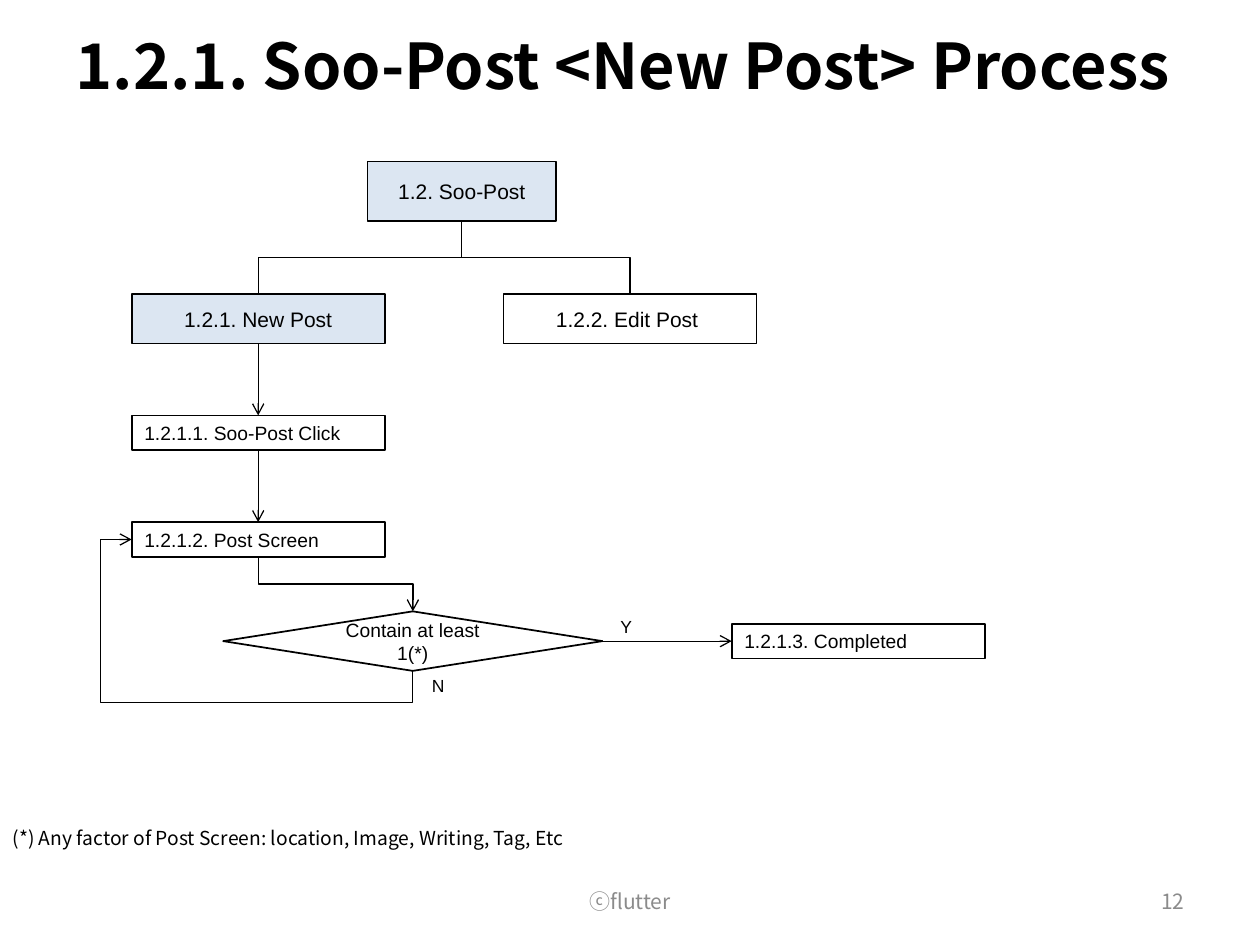
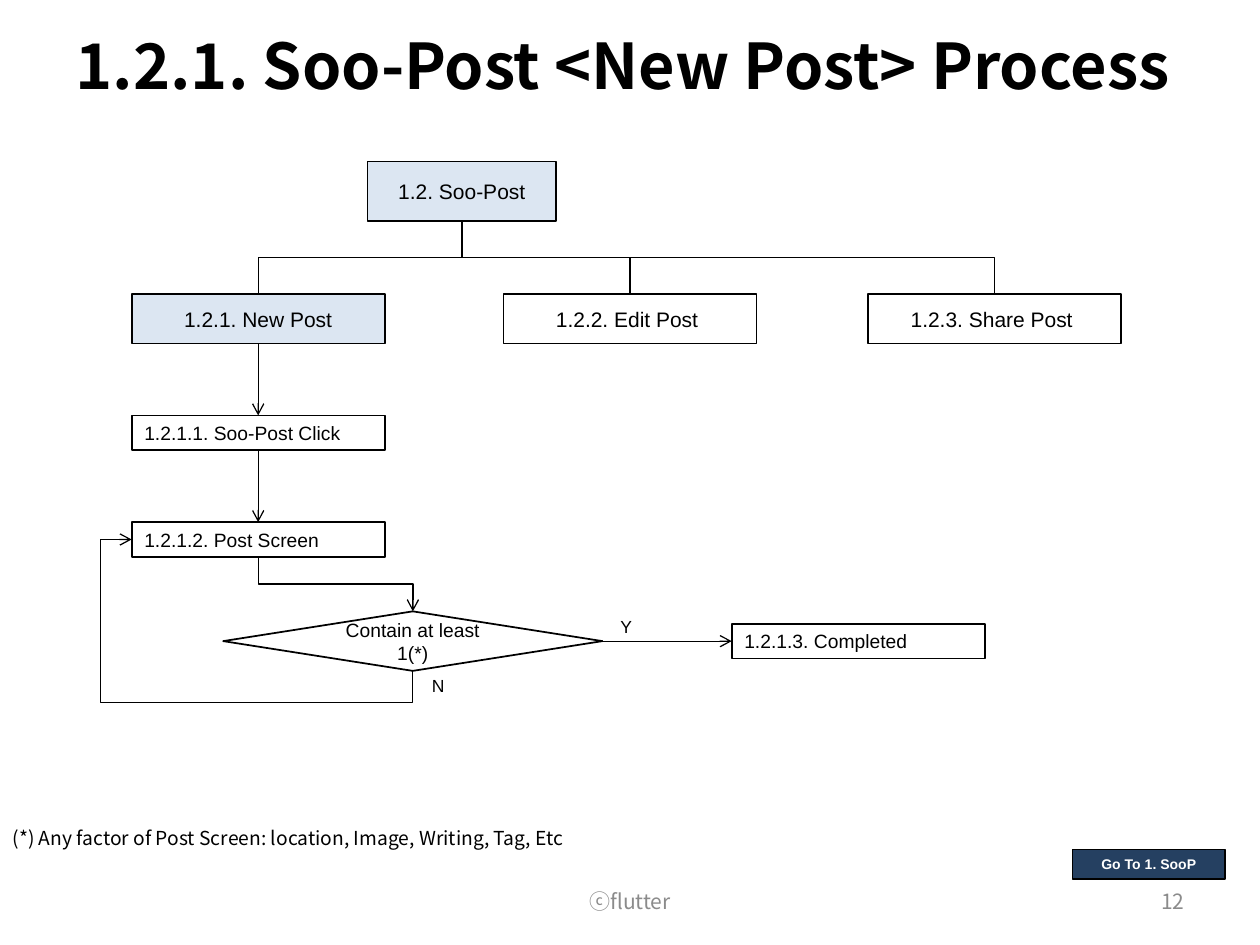
Before and after one commit to wooramc/soop_rep, a slide deck: slide 12 of flutter_process.pptx. Drawn at 1260x945 pixels with LibreOffice and Linux fonts; fonts in the diff are those of the drawing. Boxes give left, top, right and bottom in pixels: in the first picture for what was removed or moved away, otherwise in the second. Text is boxed around its words. In the diff, an @@ line names an element or a change of style, - is before the commit and + after.

Commit message:
process_hyperlink

```diff
--- a/flutter_process.pptx
+++ b/flutter_process.pptx
@@ elbow line added from (462, 220) to (994, 294), #000000 0.75 pt @@
@@ rectangle added at (868, 294, 1121, 343), outline #000000 1 pt, 12 pt, text #000000 @@
+1.2.3. Share Post
@@ rectangle added at (1072, 849, 1225, 879), fill #254061, outline #000000 1 pt, 8 pt, text #FFFFFF, bold @@
+Go To 1. SooP
```
Also in this commit, not shown: 15 other slides changed, 2 slides added.
